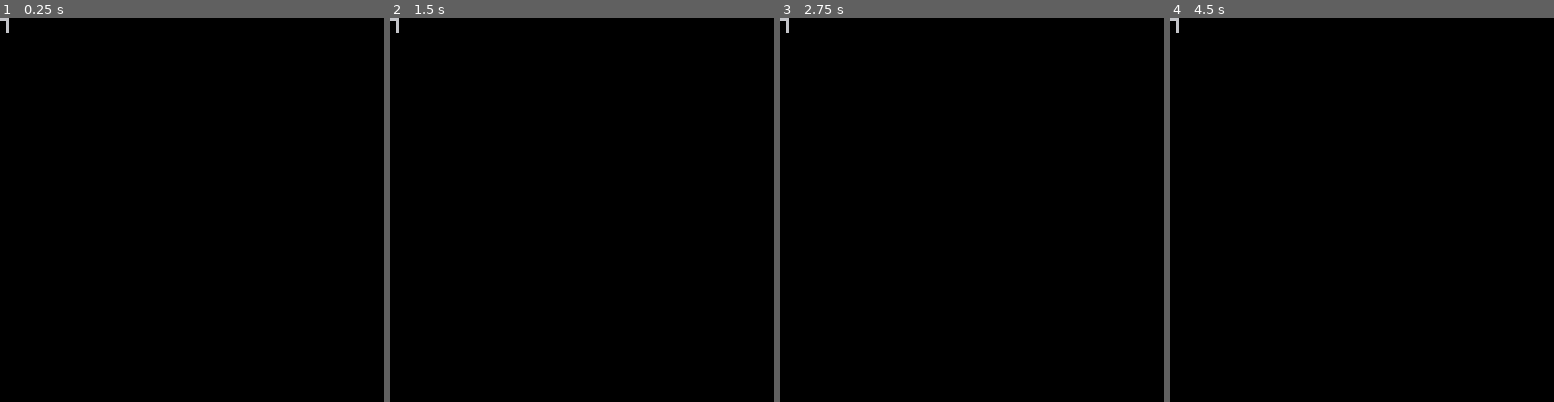
Above: before the commit, frames 1-4 (left to right).
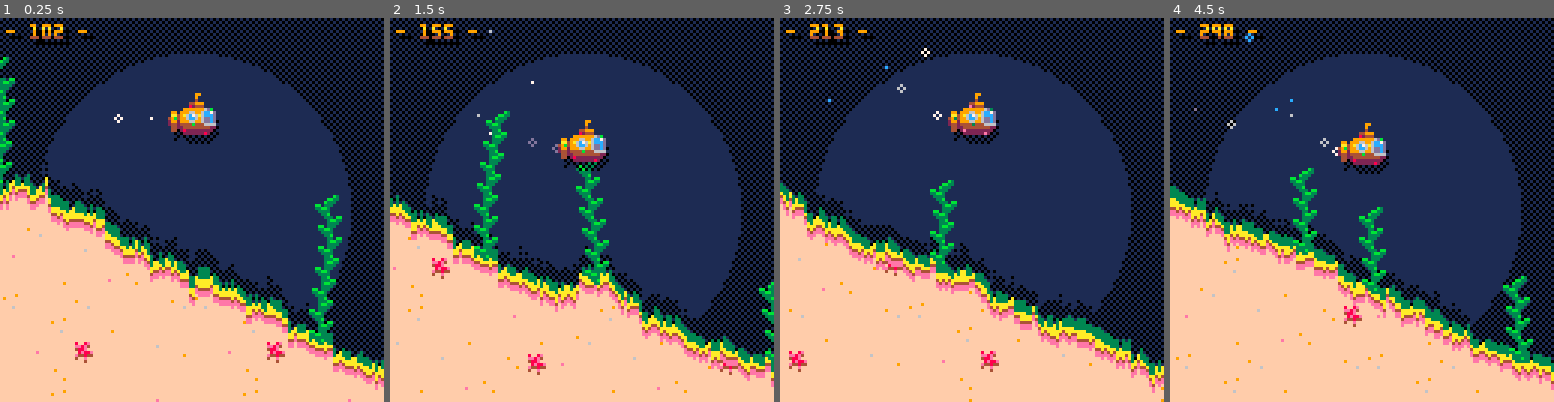
Above: after the commit, the same moments.

Repository: jordanranson/advent-of-code
Game: PICO-8 cartridge 1_1.p8
Same seed, same stepped clock (60 frames per second), same inputs: the game is played once before the commit and once after it.
Inputs:
- Up to frame 1 (0.25 s): no input
- Up to frame 2 (1.5 s): no input
- Up to frame 3 (2.75 s): no input
- Up to frame 4 (4.5 s): no input

The runs differ from the first frame. In frame 1, 85% of the frame differs, in the area x 0-100%, y 0-100%; in frame 2, 84%; in frame 3, 84%; in frame 4, 85%.

Commit message:
Visualization for 1-1

Diff:
--- a/1_1.lua
+++ b/1_1.lua
@@ -1,25 +1,193 @@
 last = nil
 count = 0
 index = 1
+offset_x = 0
+offset_y = 0
+points = {}
+bubbles = {}
 
-function _init ()
-  input = split(test_input, '\n')
-end
-
-function _update60 ()
-  if index > #input then return end
+function iteration ()
+  local limit = input[#input]
+  local peak = false
+  local height = 0
 
   if last != nil then
     if input[index] > last then
       count += 1
+      peak = true
     end
   end
+
+  height = input[index] / limit
+  height = 32 + height * 1024
+
+  add(points, {
+    height = height,
+    peak = peak,
+    detail = 2 + rnd(2)
+  })
+
   last = input[index]
 
   index += 1
 end
 
+function _init ()
+  input = split(input, '\n')
+  for i = 1, 128 do
+    iteration()
+  end
+end
+
+function _update60 ()
+  for i = 1, #bubbles do
+    if bubbles[i] then
+      bubbles[i].x -= bubbles[i].vx
+      bubbles[i].y -= bubbles[i].vy
+      if bubbles[i].x < -128 or bubbles[i].y < -128 then
+        del(bubbles, bubbles[i])
+      end
+    end
+  end
+
+  if index > #input then return end
+
+  iteration()
+
+  offset_x += 1
+
+  if points[index-1] and points[index-2] and points[index-2].height < points[index-1].height then
+    if points[index-2].height - offset_y > 116 then
+      offset_y += 1
+    end
+  end
+
+  if index % 10 == 0 then
+    local colors = {12,13,6,7}
+    add(bubbles, {
+      x = 0,
+      y = 0,
+      vx = 0.2 + rnd(),
+      vy = 0.1 + rnd(),
+      r = flr(rnd(2)),
+      col = colors[1 + flr(rnd(#colors))]
+    })
+  end
+end
+
+function draw_map ()
+  local x = -(offset_x % 128)
+  local y = -(offset_y % 128)
+
+  map(0, 0, x, y, 8, 8)
+  map(0, 0, x + 64, y + 64, 8, 8)
+  map(0, 0, x + 64, y, 8, 8)
+  map(0, 0, x, y + 64, 8, 8)
+
+  map(0, 0, x + 128, y, 8, 8)
+  map(0, 0, x + 128 + 64, y + 64, 8, 8)
+  map(0, 0, x + 128 + 64, y, 8, 8)
+  map(0, 0, x + 128, y + 64, 8, 8)
+
+  map(0, 0, x + 128, y + 128, 8, 8)
+  map(0, 0, x + 128 + 64, y + 64 + 128, 8, 8)
+  map(0, 0, x + 128 + 64, y + 128, 8, 8)
+  map(0, 0, x + 128, y + 64 + 128, 8, 8)
+
+  map(0, 0, x, y + 128, 8, 8)
+  map(0, 0, x + 64, y + 64 + 128, 8, 8)
+  map(0, 0, x + 64, y + 128, 8, 8)
+  map(0, 0, x, y + 64 + 128, 8, 8)
+end
+
+function subY ()
+  return sin(time() * 0.4) * 6 + 30
+end
+
 function _draw ()
-	cls()
-  print(count)
+  clip(0, 0, 128, 128)
+
+	cls(0)
+
+  fillp(0b0101101001011010)
+  rectfill(0, 0, 128, 128, 1)
+
+  fillp(0b0000000000000000)
+  circfill(64, 64, 52, 1)
+
+  for i = 1, #points do
+    local x = i - offset_x
+    local y = points[i].height - offset_y
+
+    if x >= 0 and x <= 128 then
+      clip(x, y, 1, 128)
+      draw_map()
+    end
+  end
+
+  clip(0, 0, 128, 128)
+
+  for i = 1, #bubbles do
+    local x = bubbles[i].x + 64 - 9
+    local y = bubbles[i].y + subY() + 9
+
+    if x >= 0 and x <= 128 then
+      circ(x, y, bubbles[i].r, bubbles[i].col)
+    end
+  end
+
+  for i = 1, #points do
+    local x = i - offset_x
+    local y = points[i].height - offset_y
+
+    if x >= 0 and x <= 128 then
+      line(x, y, x, y + points[i].detail + 3, 14)
+      line(x, y, x, y + points[i].detail + 1, 4)
+      line(x, y, x, y + points[i].detail, 10)
+
+      fillp(0b0101101001011010)
+      rectfill(x, y - points[i].detail * 2, x, y, 1)
+      fillp(0b0000000000000000)
+
+      if points[i].peak then
+        line(x, y - points[i].detail * 0.5, x, y + 1, 3)
+      end
+    end
+  end
+
+
+  for i = 1, #points do
+    local x = i - offset_x
+    local y = points[i].height - offset_y + 4
+
+    if x >= -16 and x <= 128 + 16 then
+      if not points[i].peak and i % 12 == 0 then
+        for k = 1, flr(points[i].detail * 2) do
+          local ox = sin((time() + k + i) * 0.9) * (k * 0.5)
+          if k == flr(points[i].detail * 2) then
+            spr(9, x + ox, y - (k * 7))
+          else
+            spr(25, x + ox, y - (k * 7))
+          end
+        end
+      end
+    end
+  end
+
+  local y = subY()
+  pal(1, 0)
+  sspr(24, 8, 16, 16, 64 - 8 + 1, y + 3)
+  pal(1, 1)
+  if index % 20 > 10 then
+    sspr(8, 8, 16, 16, 64 - 8, y)
+  else
+    sspr(40, 8, 16, 16, 64 - 8, y)
+  end
+
+  print('- ' .. count .. ' -', 4, 4, 0)
+  print('- ' .. count .. ' -', 2, 2, 9)
+  clip(0, 3, 128, 1)
+  print('- ' .. count .. ' -', 2, 2, 10)
+  clip(0, 6, 128, 1)
+  print('- ' .. count .. ' -', 2, 2, 4)
 end
--- a/1_1.p8
+++ b/1_1.p8
@@ -10,3 +10,28 @@
 
 
 
+…(16 lines of a section not shown)…
+__map__
+0701010106010101000000000000000000000000000000000000000000000000000000000000000000000000000000000000000000000000000000000000000000000000000000000000000000000000000000000000000000000000000000000000000000000000000000000000000000000000000000000000000000000000
+0102010301010201000000000000000000000000000000000000000000000000000000000000000000000000000000000000000000000000000000000000000000000000000000000000000000000000000000000000000000000000000000000000000000000000000000000000000000000000000000000000000000000000
+0508070101040101000000000000000000000000000000000000000000000000000000000000000000000000000000000000000000000000000000000000000000000000000000000000000000000000000000000000000000000000000000000000000000000000000000000000000000000000000000000000000000000000
+0101010102010705000000000000000000000000000000000000000000000000000000000000000000000000000000000000000000000000000000000000000000000000000000000000000000000000000000000000000000000000000000000000000000000000000000000000000000000000000000000000000000000000
+0103060101030101000000000000000000000000000000000000000000000000000000000000000000000000000000000000000000000000000000000000000000000000000000000000000000000000000000000000000000000000000000000000000000000000000000000000000000000000000000000000000000000000
+0101010106010201000000000000000000000000000000000000000000000000000000000000000000000000000000000000000000000000000000000000000000000000000000000000000000000000000000000000000000000000000000000000000000000000000000000000000000000000000000000000000000000000
+0402010701080101000000000000000000000000000000000000000000000000000000000000000000000000000000000000000000000000000000000000000000000000000000000000000000000000000000000000000000000000000000000000000000000000000000000000000000000000000000000000000000000000
+0101010105010101000000000000000000000000000000000000000000000000000000000000000000000000000000000000000000000000000000000000000000000000000000000000000000000000000000000000000000000000000000000000000000000000000000000000000000000000000000000000000000000000
Not shown, changed: 22 lines of the sprite sheet (__gfx__) section of 1_1.p8
